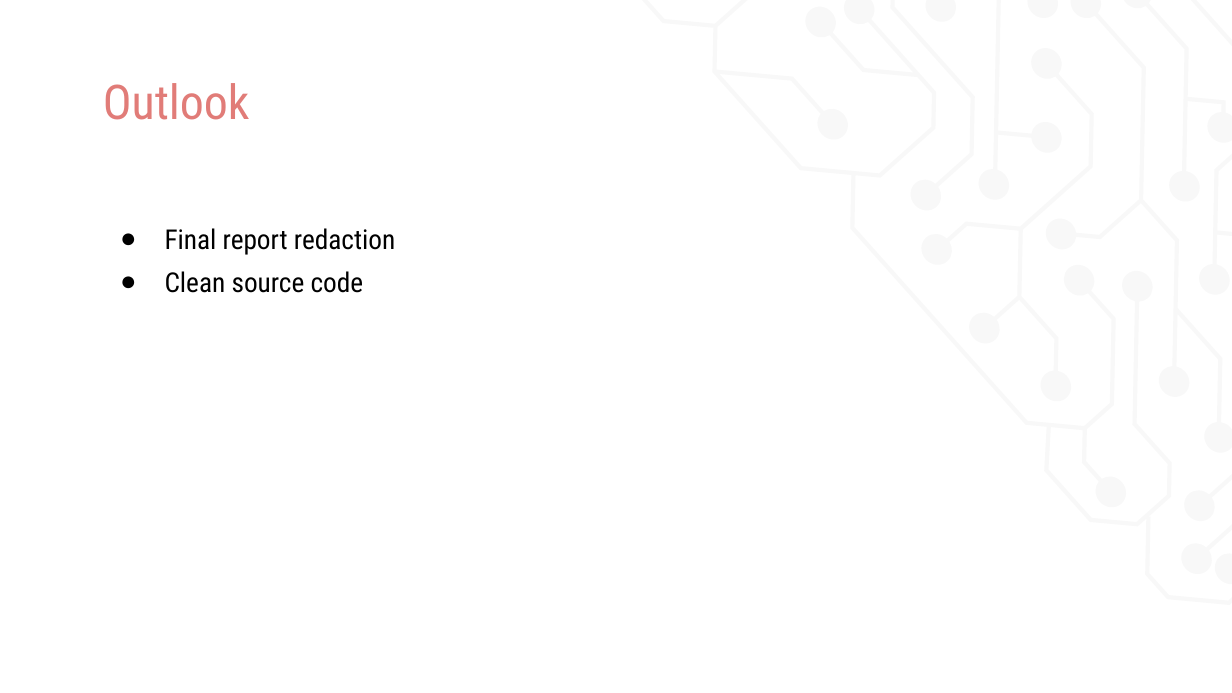
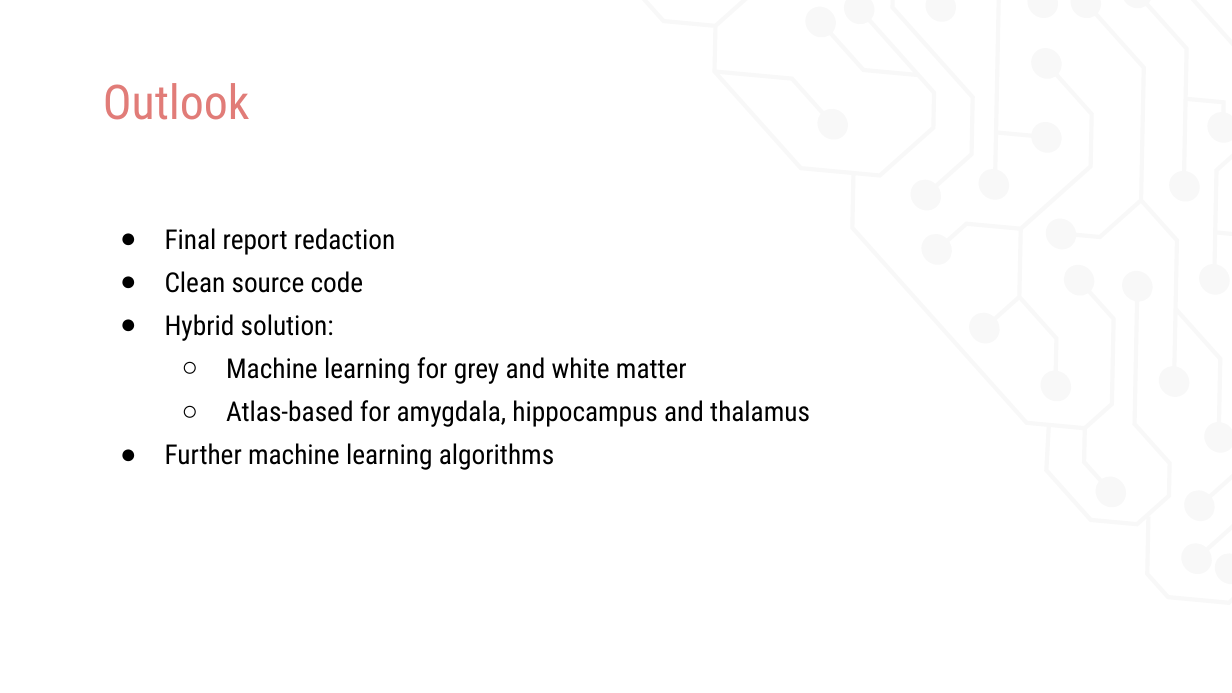
Before and after one commit to uro1012/MIALab, a slide deck: slide 11 of presentation/Presentation.pptx. Drawn at 1232x693 pixels with LibreOffice and Linux fonts; fonts in the diff are those of the drawing. Boxes give left, top, right and bottom in pixels: in the first picture for what was removed or moved away, otherwise in the second. Text is boxed around its words. In the diff, an @@ line names an element or a change of style, - is before the commit and + after.

```diff
--- a/presentation/Presentation.pptx
+++ b/presentation/Presentation.pptx
@@ text at box(165, 314, 810, 470): paragraphs added @@
+● Hybrid solution:
+  ○ Machine learning for grey and white matter
+  ○ Atlas-based for amygdala, hippocampus and thalamus
+● Further machine learning algorithms
```
Also in this commit, not shown: 1 other slide changed.
